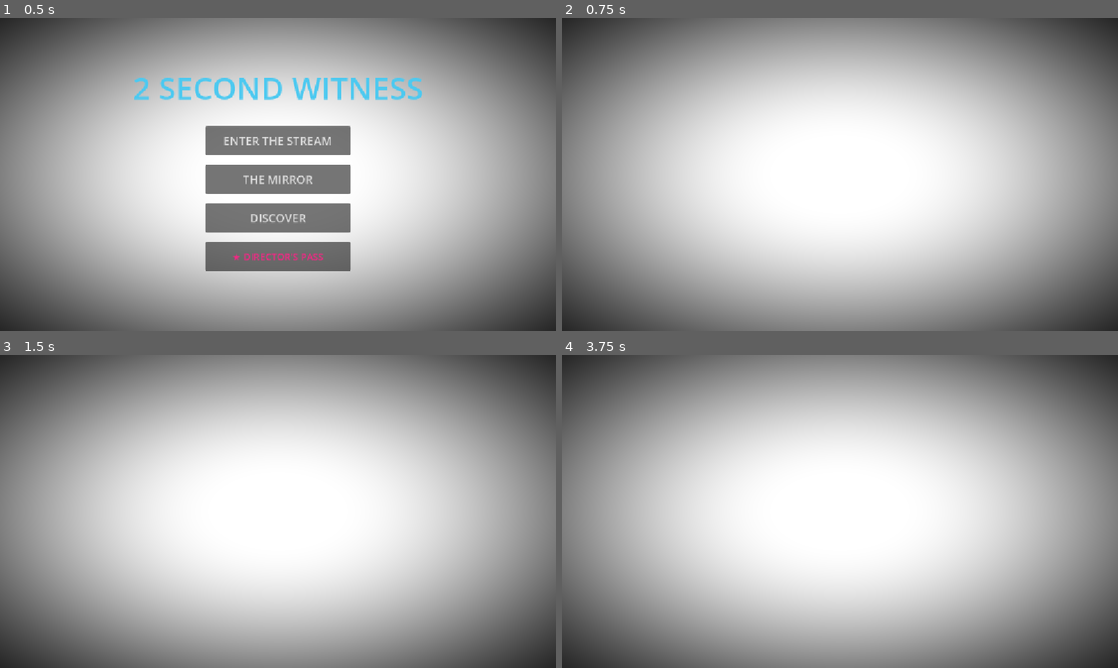
Above: before the commit, frames 1-4 (two rows, left to right).
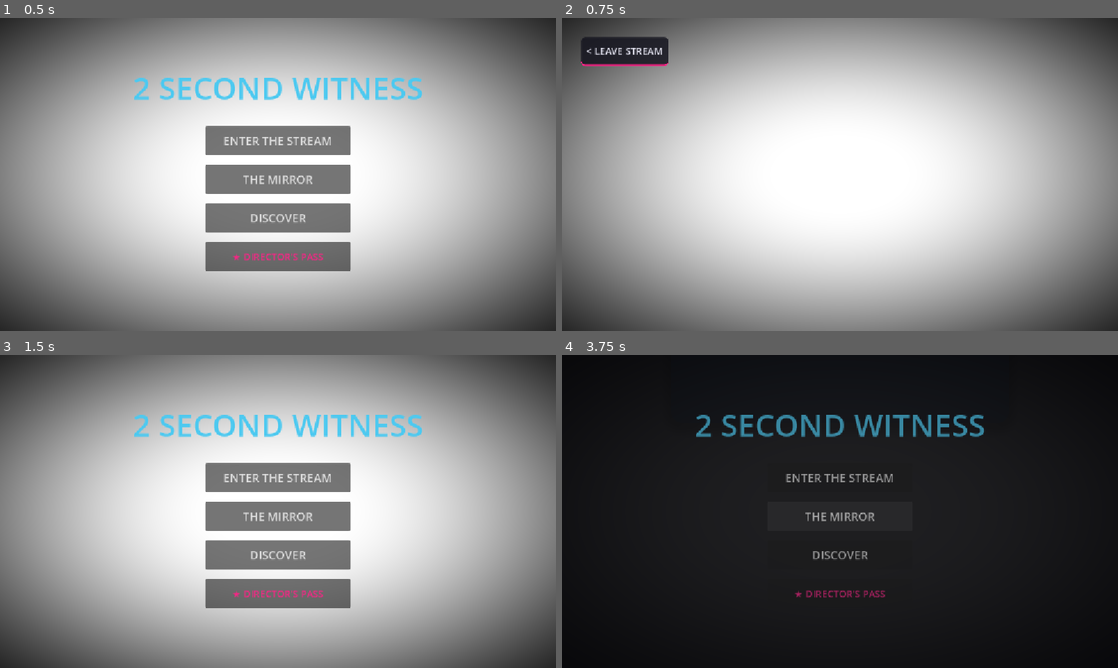
Above: after the commit, the same moments.

Repository: ITTYBITTYBITES/2-second-witness-mobile
Game: Godot game, scene res://MainShell.tscn
The game is run twice, just before and just after one commit, with the same random seed, the same clock (stepped at 60 frames per second) and the same inputs.
Inputs (mouse positions are in pixels of both pictures, inside the frame that each line leads up to):
- Up to frame 1 (0.5 s): no input
- Up to frame 2 (0.75 s): click "ENTER THE STREAM" at 0.5 s
- Up to frame 3 (1.5 s): click (61, 389) at 1.25 s, where only the run after the commit has a clickable "< LEAVE STREAM"
- Up to frame 4 (3.75 s): click (840, 477) at 2 s, where only the run after the commit has a clickable "ENTER THE STREAM"; click (623, 389) at 2.75 s, where only the run after the commit has a clickable "< LEAVE STREAM"; click (840, 517) at 3.5 s, where only the run after the commit has a clickable "THE MIRROR"

Frame 1 is identical in both runs. In frame 2, 1.4% of the frame differs, in the area x 3-20%, y 6-16%; in frame 3, 11%; in frame 4, 100%, in the area x 0-100%, y 0-100%.

Commit message:
fix: resolve player trapping and unclickable portals by enforcing physics_object_picking in MainShell and dynamically attaching a GameplayHUD with Leave Stream navigation in NavigationRouter

Diff:
--- a/app/scripts/MainShell.gd
+++ b/app/scripts/MainShell.gd
@@ -14,6 +14,9 @@
 
 	world_layer.process_mode = Node.PROCESS_MODE_DISABLED
 	ui_layer.process_mode = Node.PROCESS_MODE_DISABLED
+
+	# Guarantee 100% unbreakable 3D picking & raycasting across all OS viewports
+	get_viewport().physics_object_picking = true
 
 	_execute_boot_sequence()
 
--- a/app/scripts/NavigationRouter.gd
+++ b/app/scripts/NavigationRouter.gd
@@ -4,6 +4,7 @@
 
 var active_landing_screen = null
 var active_secondary_screen = null
+var active_gameplay_hud = null
 
 func _ready():
 	BootTracer.log_init("NavigationRouter")
@@ -18,6 +19,9 @@
 		if ModalWindowManager: ModalWindowManager.pop_modal(active_secondary_screen)
 		else: active_secondary_screen.queue_free()
 		active_secondary_screen = null
+
+	if active_gameplay_hud and is_instance_valid(active_gameplay_hud):
+		active_gameplay_hud.visible = false
 
 	if active_landing_screen and is_instance_valid(active_landing_screen):
 		active_landing_screen.show_screen()
@@ -44,12 +48,57 @@
 	active_landing_screen.show_screen()
 	print("[ROUTER] Landing Screen instantiated and active.")
 
+func _show_gameplay_hud():
+	if active_gameplay_hud and is_instance_valid(active_gameplay_hud):
+		active_gameplay_hud.visible = true
+		return
+
+	var hud_root = get_tree().root.get_node_or_null("MainShell/UILayer/HUDRoot")
+	if not hud_root: return
+
+	active_gameplay_hud = Control.new()
+	active_gameplay_hud.name = "GameplayHUD"
+	active_gameplay_hud.set_anchors_preset(Control.PRESET_FULL_RECT)
+	active_gameplay_hud.mouse_filter = Control.MOUSE_FILTER_IGNORE
+
+	var btn_leave = Button.new()
+	btn_leave.custom_minimum_size = Vector2(180, 60)
+	btn_leave.position = Vector2(40, 40)
+	btn_leave.text = "< LEAVE STREAM"
+	btn_leave.add_theme_font_size_override("font_size", 20)
+
+	var style = StyleBoxFlat.new()
+	style.bg_color = Color(0.08, 0.08, 0.12, 0.85)
+	style.border_width_bottom = 4
+	style.border_color = Color(0.968, 0.145, 0.521)
+	style.corner_radius_top_left = 8
+	style.corner_radius_top_right = 8
+	style.corner_radius_bottom_left = 8
+	style.corner_radius_bottom_right = 8
+
+	btn_leave.add_theme_stylebox_override("normal", style)
+	btn_leave.add_theme_stylebox_override("hover", style.duplicate())
+	btn_leave.add_theme_stylebox_override("pressed", style.duplicate())
+	btn_leave.add_theme_color_override("font_color", Color(0.9, 0.9, 0.95))
+
+	btn_leave.pressed.connect(func():
+		AudioManager.play_sfx("ui_click")
+		if InteractionKernel: InteractionKernel.commit_intent({"type": "scene_shift", "target": "LandingScreen"})
+		else: show_landing_screen()
+	)
+
+	active_gameplay_hud.add_child(btn_leave)
+	hud_root.add_child(active_gameplay_hud)
+	print("[ROUTER] Gameplay HUD attached. Exit stream path active.")
+
 func _on_play_requested():
 	print("STEP 1: PLAY REQUEST RECEIVED")
 	print("UNIVERSE BOOT START")
 	if active_landing_screen:
 		active_landing_screen.hide_screen()
 		if ModalWindowManager: ModalWindowManager.pop_modal(active_landing_screen)
+
+	_show_gameplay_hud()
 
 	var portal_mgr = get_tree().root.get_node_or_null("MainShell/WorldLayer/TunnelLayer/Tier3_PortalLayer")
 	print("STEP 2: PORTAL LOOKUP = ", portal_mgr)
@@ -107,6 +156,8 @@
 		else: active_secondary_screen.queue_free()
 		active_secondary_screen = null
 
+	_show_gameplay_hud()
+
 	ThemeManager.apply_theme(universe_id)
 	var portal_mgr = get_tree().root.get_node_or_null("MainShell/WorldLayer/TunnelLayer/Tier3_PortalLayer")
 	print("STEP 2: PORTAL LOOKUP = ", portal_mgr)
